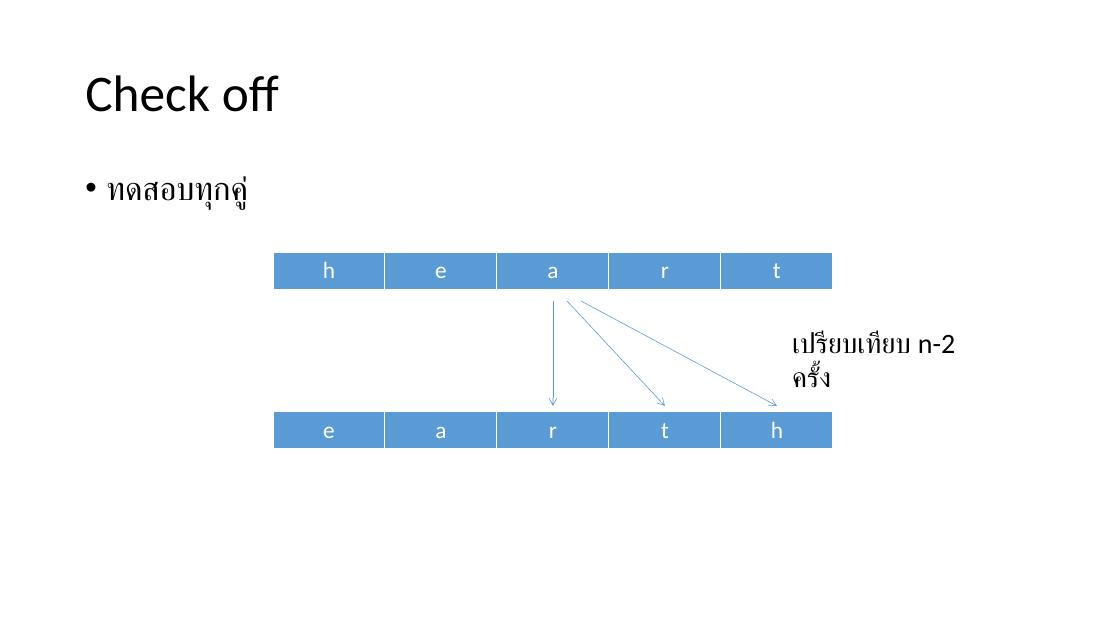
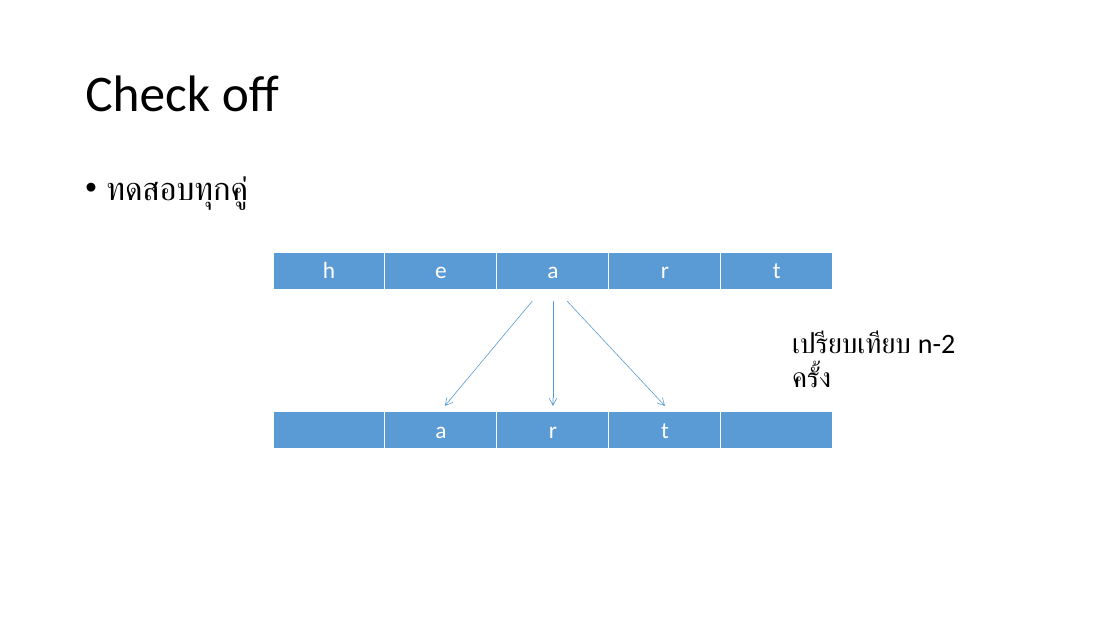
Before and after one commit to fomapavlov/254251_1_2016, a slide deck: slide 9 of Data Structure 02.pptx. Drawn at 1120x630 pixels with LibreOffice and Linux fonts; fonts in the diff are those of the drawing. Boxes give left, top, right and bottom in pixels: in the first picture for what was removed or moved away, otherwise in the second. Text is boxed around its words. In the diff, an @@ line names an element or a change of style, - is before the commit and + after.

```diff
--- a/Data Structure 02.pptx
+++ b/Data Structure 02.pptx
@@ arrow moved from (581, 301) - (777, 406) to (533, 301) - (445, 406) @@
@@ table at (273, 412, 832, 448) @@
-row 1, column 1: e
+row 1, column 1: 
-row 1, column 5: h
+row 1, column 5: 
```
Also in this commit, not shown: 6 other slides changed.
